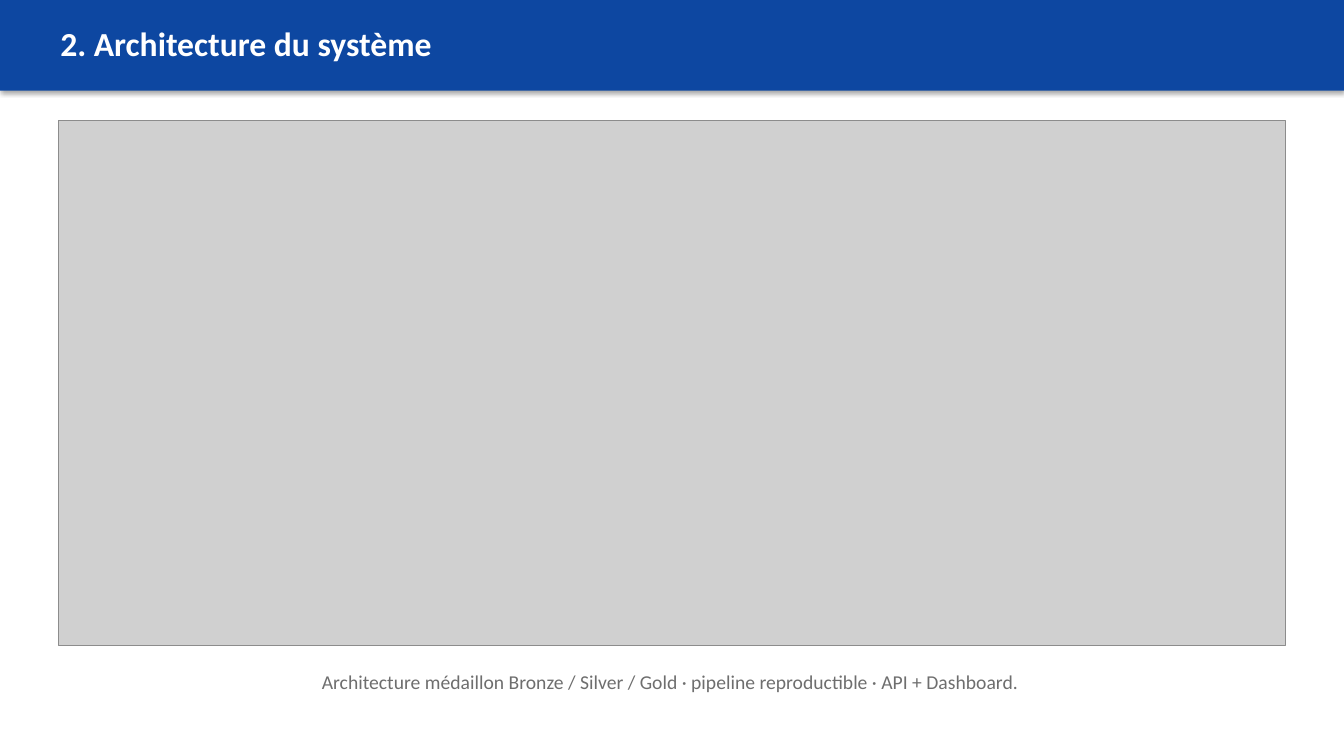
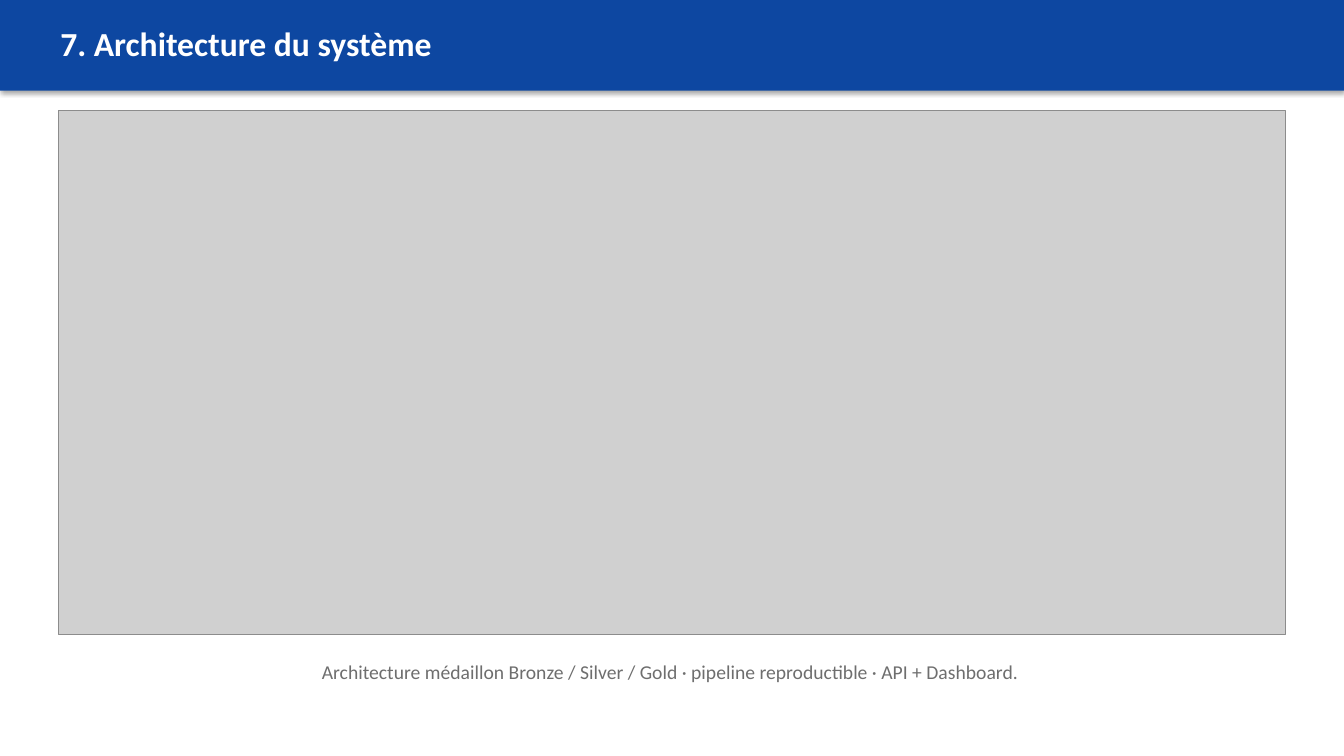
Before and after one commit to Adam-Blf/maintenance-predictive-industrielle, a slide deck: slide 7 of reports/presentation.pptx (slide 3 before the commit). Drawn at 1344x756 pixels with LibreOffice and Linux fonts; fonts in the diff are those of the drawing; grey boxes stand for pictures. Boxes give left, top, right and bottom in pixels: in the first picture for what was removed or moved away, otherwise in the second. Text is boxed around its words. In the diff, an @@ line names an element or a change of style, - is before the commit and + after.

```diff
--- a/reports/presentation.pptx
+++ b/reports/presentation.pptx
@@ text at <box>60,32,432,62</box>: text changed @@
-2. Architecture du système
+7. Architecture du système
@@ picture: place and size @@
-picture at <box>58,121,1286,645</box>
+picture at <box>58,111,1286,635</box>
@@ text "Architecture médaillon Bronze / Silver ...": place and size @@
-text "Architecture médaillon Bronze / Silver ..." at <box>322,675,1017,692</box>
+text "Architecture médaillon Bronze / Silver ..." at <box>322,665,1017,682</box>
```
Also in this commit, not shown: 6 other slides changed, 16 slides added, 3 slides removed, 13 other files.
